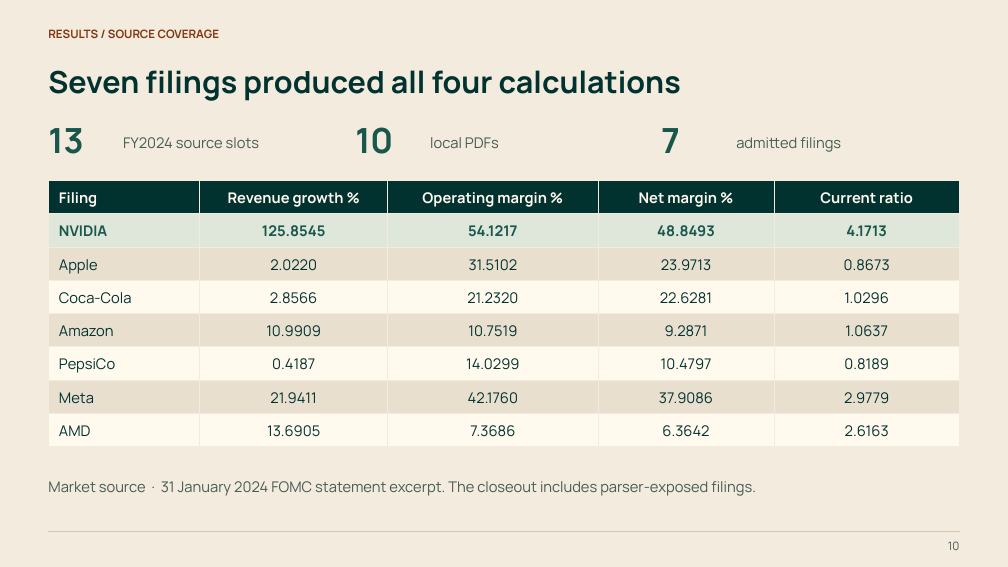
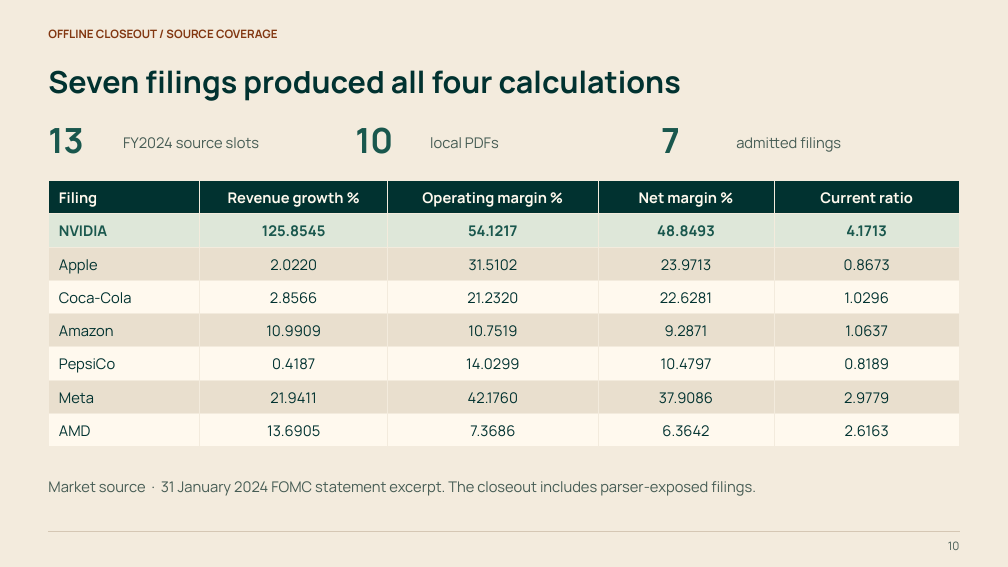
Before and after one commit to AadeeshRS/Mafis, a slide deck: slide 10 of presentation/MAFIS_AI_Project_Green_Orange.pptx. Drawn at 1008x567 pixels with LibreOffice and Linux fonts; fonts in the diff are those of the drawing. Boxes give left, top, right and bottom in pixels: in the first picture for what was removed or moved away, otherwise in the second. Text is boxed around its words. In the diff, an @@ line names an element or a change of style, - is before the commit and + after.

```diff
--- a/presentation/MAFIS_AI_Project_Green_Orange.pptx
+++ b/presentation/MAFIS_AI_Project_Green_Orange.pptx
@@ text at bbox=[48, 29, 277, 38]: text changed @@
-RESULTS / SOURCE COVERAGE
+OFFLINE CLOSEOUT / SOURCE COVERAGE
```
Also in this commit, not shown: 9 other slides changed, 26 other files.
